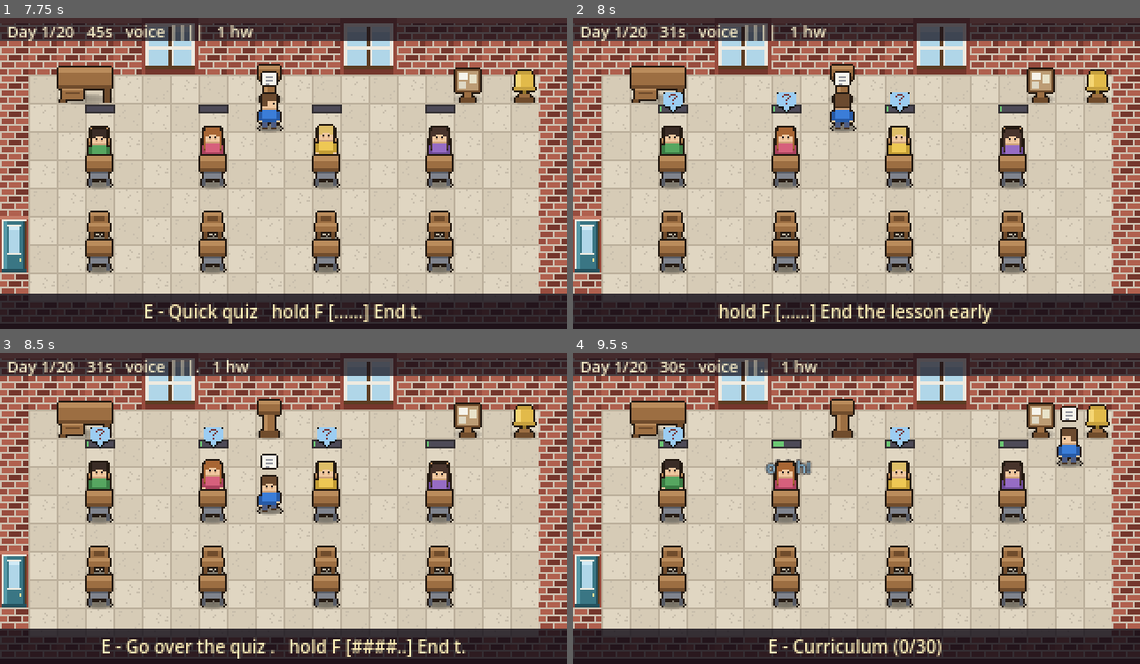
Above: before the commit, frames 1-4 (two rows, left to right).
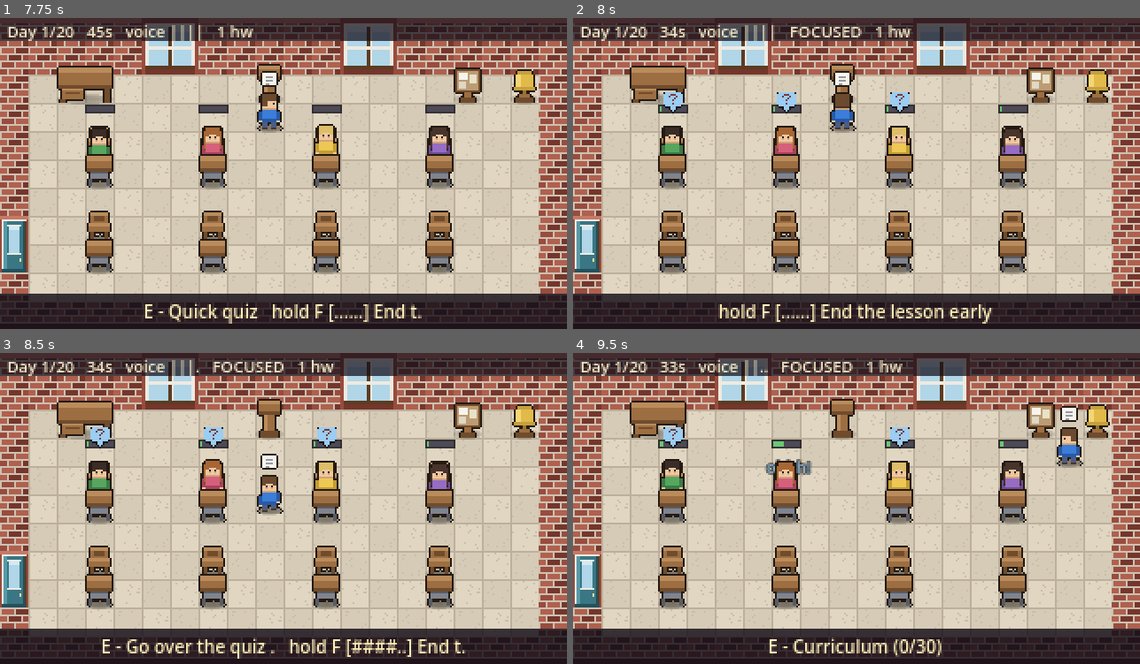
Above: after the commit, the same moments.

Repository: Mbottega16/EduSystem
Game: Godot game, scene res://tests/run.tscn
Same seed, same stepped clock (60 frames per second), same inputs: the game is played once before the commit and once after it. This scene is started directly instead of the project's main scene.
Inputs:
- Up to frame 1 (7.75 s): tap Enter at 0.5 s; hold D (move_right) 0.53-1.28 s; tap E (interact) at 0.6, 1.55, 2.1, 3.05, 4.55, 6.05, 7.55 s; tap Space at 0.77, 1.52, 3.02, 3.77, 4.52, 6.02, 6.77, 7.52 s; tap Q (voice) at 0.8, 1.35, 2.3, 3.8, 4.35, 5.3, 6.8 s; hold S (move_down) 1.28-2.03 s; hold D (move_right) 2.03-2.78 s; hold W (move_up) 2.78-3.53 s; tap F (manage) at 2.85 s; hold Shift (sprint) 3.53-4.28 s; hold A (move_left) 3.53-5.03 s; tap Escape (cancel) at 4.15 s; hold S (move_down) 5.03-5.78 s; tap J at 5.1 s; hold D (move_right) 5.78-6.53 s; tap C at 5.85 s; hold W (move_up) 6.53-7.28 s; tap 1 at 6.6 s; hold D (move_right) from 7.28 s (still down); tap R at 7.35 s
- Up to frame 2 (8 s): keep holding D (move_right)
- Up to frame 3 (8.5 s): release D (move_right) at 8.03 s; hold S (move_down) from 8.03 s (still down); tap E (interact) at 8.1 s; tap Q (voice) at 8.3 s
- Up to frame 4 (9.5 s): release S (move_down) at 8.78 s; hold A (move_left) from 8.78 s (still down); tap Q (voice) at 8.85 s; tap Space at 9.02 s; tap E (interact) at 9.05 s

Frame 1 is identical in both runs. In frame 2, 0.5% of the frame differs, in the area x 16-60%, y 2-7%; in frame 3, 0.4%; in frame 4, 0.5%.
Error before the commit: Trying to assign invalid previously freed instance. (res://scripts/ui/hud.gd:227)
Error after the commit: Trying to assign invalid previously freed instance. (res://scripts/ui/hud.gd:230)

Commit message:
A quiz worth running, and a perk that finally does something
THE QUIZ WAS A BAD DEAL. It cost 14 seconds of a 45-second lesson and
returned 1.5s of work per student plus 6s per flagged child -- break-even at
about four students on time alone -- and nothing of it survived the bell. No
grade term, no lasting effect, not even a saved field.

It now leaves the class FOCUSED for the rest of the lesson: a 0.6x multiplier
on stall chance, because they have just been made to think. That is the
retrieval-practice claim the 1.5s was already gesturing at, turned into
something you can feel. The cost came down to 11s to match. The strip says
FOCUSED while it is live, because a buff you cannot see is a buff you do not
believe in.

CALM PRESENCE HAS NEVER WORKED. It has been on sale since perks existed,
advertising "students near you get stuck less often", and
Progress.calm_multiplier() had no caller anywhere in scripts/ -- only a test
asserting the maths of a function the game never called. A perk you can spend
on that does nothing is worse than one that does not exist, because you paid
for it. It is wired into stall_chance() now, and tested three ways: it helps
up close, does nothing across the room, and does nothing at all unbought.

AND THE THING THE SIMULATOR CAUGHT. After the buff went in, the contract row
"full room, never helped" read 0.73 instead of 0.69. Still a C, so nothing
failed -- but an unexplained balance move is exactly what bites later. The
cause: quiz_focus was cleared per LESSON but not per RUN, and the simulator
quizzes in one policy then measures the contract in another, so the focus
leaked into a row that was supposed to have no quiz in it. Fixed, 0.69
restored, and pinned by a test.

Contract: C / C / A, unchanged. 828 assertions, up from 819.

Co-Authored-By: Claude Opus 5 <noreply@anthropic.com>

Diff:
--- a/data/balance.json
+++ b/data/balance.json
@@ -435,12 +435,14 @@
   "quiz": {
     "_note": "The in-lesson diagnostic. Carries NO direct grade weight on purpose -- the three-row balance contract is  …(377 unchanged characters)…
     "questions": 4,
-    "seconds_cost": 14.0,
+    "seconds_cost": 11.0,
     "flag_below": 0.5,
     "retrieval_seconds": 1.5,
     "resolve_seconds": 6.0,
     "affinity_bonus": 0.15,
-    "misjudged_penalty": 0.2
+    "misjudged_penalty": 0.2,
+    "_buff_note": "A quiz cost 14 of a 45-second lesson and returned 1.5s of work per student plus 6s per flagged child -- break-even at about four students on time alone, and nothing of it survived the bell. It now leaves the class FOCUSED for the rest of the lesson: they have just been made to think, so they get stuck less. That is the retrieval-practice claim the 1.5s was already gesturing at, made into something you can feel.",
+    "focus_stall_mult": 0.6
   },
   "graduation": {
     "_note": "What sending a child up is worth. Scaled by readiness, so graduating someone the moment they qualify pays less than seeing them through.",
--- a/scripts/autoload/game.gd
+++ b/scripts/autoload/game.gd
@@ -120,6 +120,11 @@
 	taught.clear()
 	concepts.clear()
 	quiz_done = false
+	# and the focus a quiz leaves behind. Without this the buff leaked
+	# ACROSS runs: the term simulator quizzes in one policy and then
+	# measures the balance contract in another, so a row that should
+	# have had no quiz in it was quietly reading 0.69 -> 0.73.
+	quiz_focus = false
 	test_active = false
 	voice = 1.0
 	last_inspection = {}
@@ -853,10 +858,33 @@
 	return settled
 
 
+## Calm Presence, finally wired up: a child sitting near the teacher gets
+## stuck less often.
+##
+## The perk has been on sale since perks existed and did absolutely nothing
+## -- Progress.calm_multiplier() had no caller in the whole of scripts/. A
+## perk you can spend on that does not work is worse than one that does not
+## exist, because you paid for it.
+func calm_multiplier_at(seat_index: int) -> float:
+	Balance.ensure_loaded()
+	if seat_index < 0 or perk_ranks.get("calm_presence", 0) == 0:
+		return 1.0
+	var room := get_tree().get_first_node_in_group("classroom") if is_inside_tree() else null
+	if room == null or room.player == null or not is_instance_valid(room.player):
+		return 1.0
+	var seat := Grid.tile_to_world(Layout.seat(seat_index))
+	if seat.distance_to(room.player.global_position) > Progress.calm_radius(perk_ranks):
+		return 1.0
+	return Progress.calm_multiplier(perk_ranks)
+
+
 ## Has today's lesson already been interrupted for a quiz? One per lesson:
 ## the cost is lesson TIME, and without a limit the right play would be to
 ## run it over and over until everybody had been flagged and resolved.
 var quiz_done: bool = false
+## The class has been made to think, and is harder to distract for the rest
+## of the lesson. Cleared with the lesson, like everything else about it.
+var quiz_focus: bool = false
 
 
 ## Sit the whole class down for a quick quiz. Returns a row per student,
@@ -882,6 +910,7 @@
 	rows.sort_custom(func(a: Dictionary, b: Dictionary) -> bool:
 		return float(a["score"]) < float(b["score"]))
 	quiz_done = true
+	quiz_focus = true
 	return {
 		"rows": rows, "flagged": flagged,
 		"average": total / maxf(1.0, float(rows.size())),
--- a/scripts/data/balance.gd
+++ b/scripts/data/balance.gd
@@ -118,6 +118,8 @@
 static var quiz_resolve_seconds: float = 6.0
 static var quiz_affinity_bonus: float = 0.15
 static var quiz_misjudged_penalty: float = 0.2
+## What a quiz does to the stall chance for the rest of the lesson.
+static var quiz_focus_mult: float = 0.6
 
 # --- graduation & coaching ----------------------------------------------
 static var grad_base_coins: int = 90
@@ -274,6 +276,7 @@
 	quiz_resolve_seconds = float(qz.get("resolve_seconds", quiz_resolve_seconds))
 	quiz_affinity_bonus = float(qz.get("affinity_bonus", quiz_affinity_bonus))
 	quiz_misjudged_penalty = float(qz.get("misjudged_penalty", quiz_misjudged_penalty))
+	quiz_focus_mult = float(qz.get("focus_stall_mult", quiz_focus_mult))
 
 	var gr: Dictionary = d.get("graduation", {})
 	grad_base_coins = int(gr.get("base_coins", grad_base_coins))
--- a/scripts/data/student_data.gd
+++ b/scripts/data/student_data.gd
@@ -346,6 +346,14 @@
 		c *= (1.0 - Balance.affinity_bonus)      # on a good day for them
 	c *= Game.event_stall_multiplier()
 	c *= Traits.value(trait_id, "stall_mult", 1.0)
+	# Just been made to think. This is what a quiz BUYS, and the reason it
+	# is worth eleven seconds of a forty-five second lesson.
+	if Game.quiz_focus:
+		c *= Balance.quiz_focus_mult
+	# Calm Presence: students near you get stuck less often. This perk has
+	# been purchasable since perks existed and did nothing at all --
+	# Progress.calm_multiplier() had no caller anywhere in scripts/.
+	c *= Game.calm_multiplier_at(seat_index)
 	# Somebody chatty at the next desk drags this one off task too. It is
 	# the reason a seating plan is a decision rather than decoration.
 	c *= neighbour_stall_multiplier()
--- a/scripts/data/version.gd
+++ b/scripts/data/version.gd
@@ -13,7 +13,7 @@
 ##
 ## Bump BUILD whenever something lands that a player would notice.
 
-const BUILD := "b17"
+const BUILD := "b18"
 const DATED := "2026-08-14"
 
 ## The headline of what went in, short enough for one line on the title.
--- a/scripts/ui/hud.gd
+++ b/scripts/ui/hud.gd
@@ -153,6 +153,9 @@
 		if not Game.test_active:
 			var pips := int(round(Game.voice * 4.0))
 			bits.append("voice %s%s" % ["|".repeat(pips), ".".repeat(4 - pips)])
+		# A buff you cannot see is a buff you do not believe in.
+		if Game.quiz_focus:
+			bits.append("FOCUSED")
 	else:
 		bits.append(Curriculum.short_name(Game.lesson))
 		bits.append("%d coins" % Game.coins)
--- a/scripts/world/classroom.gd
+++ b/scripts/world/classroom.gd
@@ -374,6 +374,7 @@
 	Balance.ensure_loaded()
 	Game.set_phase(Game.Phase.LESSON)
 	Game.quiz_done = false        # one quiz per lesson, so a new one re-arms it
+	Game.quiz_focus = false       # and the focus it bought goes with it
 	lesson_left = Game.lesson_length()
 	var n := 0
 	for s: StudentData in Game.roster:
--- a/tests/run.gd
+++ b/tests/run.gd
@@ -141,6 +141,7 @@
 	await test_bubbles()
 	await test_screens_explain_themselves()
 	await test_voice()
+	await test_quiz_buff_and_calm()
 	await test_inspection()
 	await test_disruption()
 	await test_overlays()
@@ -3361,6 +3362,94 @@
 
 
 
+func test_quiz_buff_and_calm() -> void:
+	section("WHAT A QUIZ BUYS, AND A PERK THAT WORKS")
+	Balance.ensure_loaded()
+	Game.new_run(SEED)
+	await step(2)
+	var s: StudentData = Game.roster[0]
+	s.trait_id = "steady"
+
+	# --- the quiz leaves the class FOCUSED ---
+	# It used to cost 14 seconds of a 45-second lesson and leave nothing
+	# behind at all: no grade term, no lasting effect, not even a saved
+	# field. Break-even was about four students on time alone.
+	Game.set_phase(Game.Phase.LESSON)
+	Game.quiz_focus = false
+	var before := s.stall_chance()
+	Game.quiz_focus = true
+	var after := s.stall_chance()
+	chk("a quiz makes the class harder to distract", after < before,
+		"%.4f -> %.4f" % [before, after])
+	chk("by the amount the table says",
+		is_equal_approx(after, before * Balance.quiz_focus_mult), after)
+
+	chk("running one really does set it", (func() -> bool:
+		Game.quiz_focus = false
+		Game.quiz_done = false
+		Game.run_quiz()
+		return Game.quiz_focus).call())
+
+	# it belongs to the lesson, like everything else about a lesson
+	world.start_lesson()
+	chk("and a new lesson starts unfocused again", not Game.quiz_focus)
+
+	# ...and to the RUN. This leaked at first: the term simulator quizzes in
+	# one policy and then measures the balance contract in another, and the
+	# focus carried over into a row that was supposed to have no quiz in it.
+	# It read 0.73 instead of 0.69 and nothing in the suite noticed, because
+	# a balance row moving is not a failing assertion.
+	Game.quiz_focus = true
+	Game.new_run(SEED)
+	chk("and a new RUN is never left focused from the last one",
+		not Game.quiz_focus)
+	await step(2)
+	Game.set_phase(Game.Phase.LESSON)
+
+	# The cost has to stay worth paying but not free.
+	chk("a quiz still costs a real slice of the lesson",
+		Balance.quiz_seconds_cost > 5.0
+		and Balance.quiz_seconds_cost < Balance.lesson_seconds * 0.4,
+		Balance.quiz_seconds_cost)
+
+	# --- Calm Presence ---
+	# THE BUG: this perk has been purchasable since perks existed and did
+	# nothing whatsoever. Progress.calm_multiplier() had no caller anywhere
+	# in scripts/ -- only a test asserted the maths of a function the game
+	# never called.
+	Game.new_run(SEED)
+	await step(2)
+	Game.set_phase(Game.Phase.LESSON)
+	var t: StudentData = Game.roster[0]
+	t.trait_id = "steady"
+	Game.quiz_focus = false
+	Game.perk_ranks.clear()
+	var plain := t.stall_chance()
+
+	Game.perk_ranks["calm_presence"] = 1
+	world.player.global_position = Grid.tile_to_world(
+		Layout.seat(t.seat_index) + Vector2i(1, 0))
+	await step(2)
+	chk("standing next to a child settles them", t.stall_chance() < plain,
+		"%.4f -> %.4f" % [plain, t.stall_chance()])
+
+	world.player.global_position = Grid.tile_to_world(Vector2i(1, Grid.H - 2))
+	await step(2)
+	chk("and from across the room it does nothing",
+		is_equal_approx(t.stall_chance(), plain), t.stall_chance())
+
+	Game.perk_ranks.clear()
+	world.player.global_position = Grid.tile_to_world(
+		Layout.seat(t.seat_index) + Vector2i(1, 0))
+	await step(2)
+	chk("without the perk, standing there changes nothing",
+		is_equal_approx(t.stall_chance(), plain), t.stall_chance())
+
+	Game.new_run(SEED)
+	await step(2)
+
+
+
 func test_overlays() -> void:
 	section("OVERLAYS")
 	var hud := _hud()
